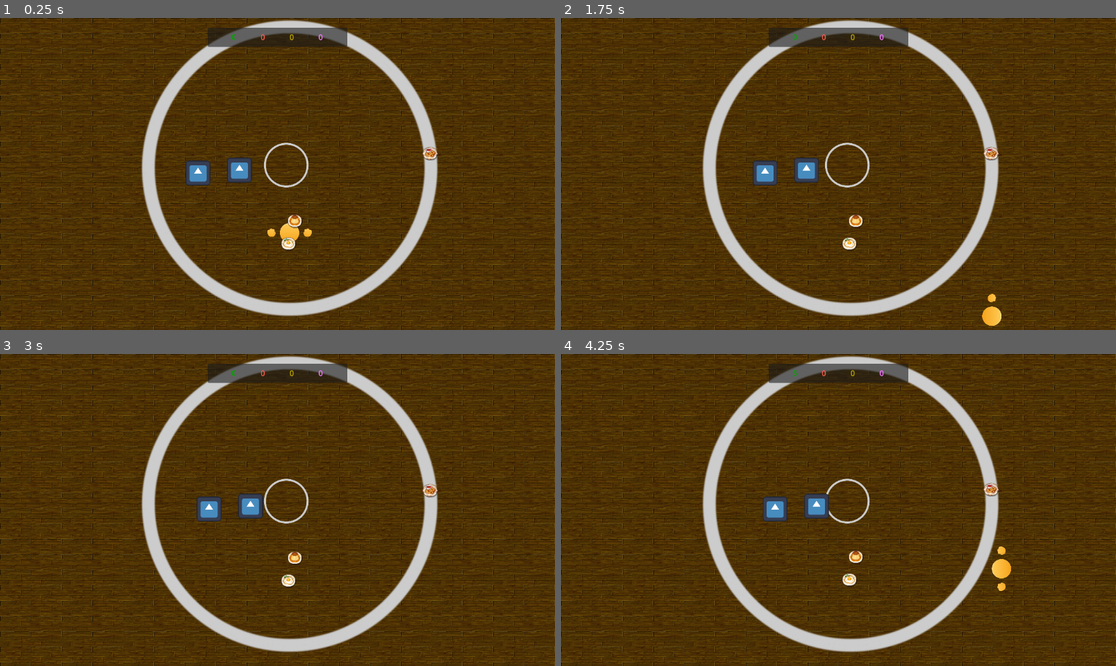
Above: before the commit, frames 1-4 (two rows, left to right).
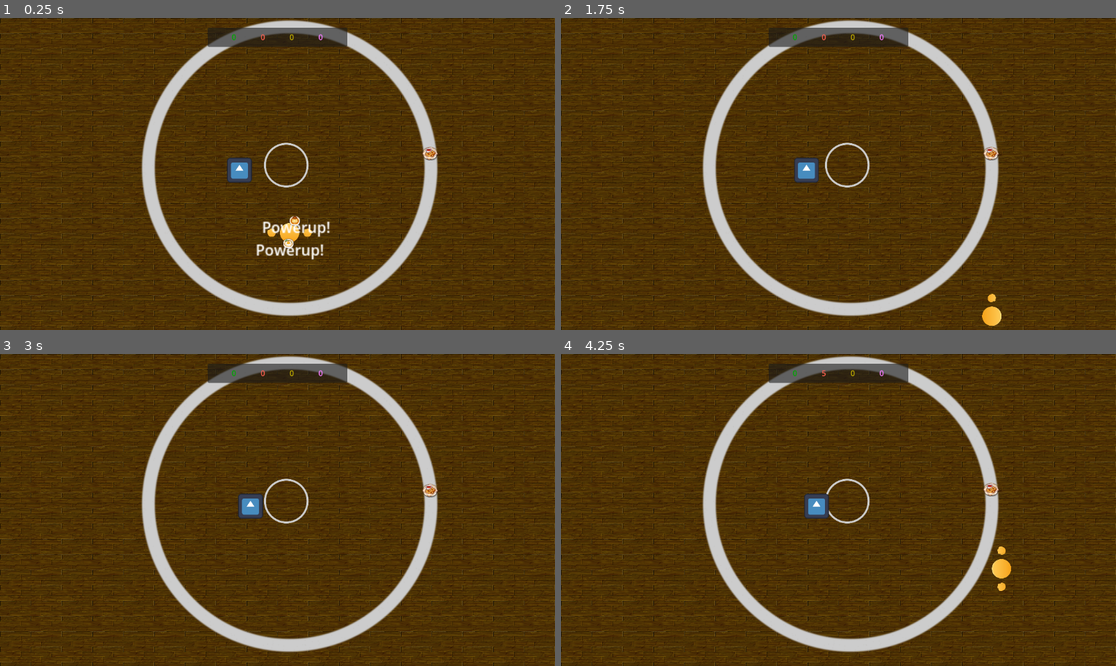
Above: after the commit, the same moments.

Repository: louiidev/ggj24_sumo
Game: Godot game, scene res://Scenes/main.tscn
Two runs of this game, one before a commit and one after it. Both use one fixed random seed, a clock stepped at 60 frames per second and the inputs below. The engine's default icon, where the game draws it, is replaced by a stand-in: a white triangle on a blue panel in a dark square.
Inputs:
- Up to frame 1 (0.25 s): no input
- Up to frame 2 (1.75 s): hold D (right) 0.53-1.28 s; tap Space (tackle) at 0.6, 1.55 s; hold S (down) from 1.28 s (still down); tap Down (look_down) at 1.35 s
- Up to frame 3 (3 s): release S (down) at 2.03 s; hold D (right) 2.03-2.78 s; tap Left (look_left) at 2.1 s; tap Space (tackle) at 2.3 s; hold W (up) from 2.78 s (still down); tap Right (look_right) at 2.85 s
- Up to frame 4 (4.25 s): tap Space (tackle) at 3.05, 3.8 s; release W (up) at 3.53 s; hold A (left) from 3.53 s (still down); tap Up (look_up) at 3.6 s

The runs differ from the first frame. In frame 1, 1.0% of the frame differs, in the area x 33-60%, y 45-78%; in frame 2, 0.5%; in frame 3, 0.5%; in frame 4, 0.5%.

Commit message:
added powerup collection effect

Diff:
--- a/Scenes/Powerup.gd
+++ b/Scenes/Powerup.gd
@@ -61,7 +61,11 @@
 func _process(_delta):
 	pass
 
-func onPlayerTouch():
+func onPlayerTouch(_objIn):
 	$Label.visible = true
 	var tween = get_tree().create_tween()
-	tween.tween_property($Label,"scale",5,2)
+	tween.set_parallel(true)
+	tween.tween_property($Label,"scale",Vector2(5,5),1)
+	tween.tween_property($Label,"position",Vector2(-$Label.size.x*2.5,0),1)
+	tween.tween_property($Dish,"scale",Vector2(0,0),1)
+	tween.connect('finished', self.queue_free)
--- a/Scenes/main.tscn
+++ b/Scenes/main.tscn
@@ -38,14 +38,7 @@
 
 [node name="TestPlayer" parent="." instance=ExtResource("3_o8udx")]
 position = Vector2(495, 316)
-up_direction = Vector2(0.707107, 0.707107)
-
-[node name="TestPlayer2" parent="." instance=ExtResource("3_o8udx")]
-position = Vector2(409, 322)
-up_direction = Vector2(0.707107, 0.707107)
-playerNum = 2
+playerNum = 1
 
 [node name="Player" parent="." instance=ExtResource("6_nwdld")]
 position = Vector2(601, 446)
-playerNum = 0
-tackleSpeed = 16000.0
Not shown: 1 places in Scenes/main.tscn that only renumber resources
Not shown, added: images/sumo.jpeg.import
